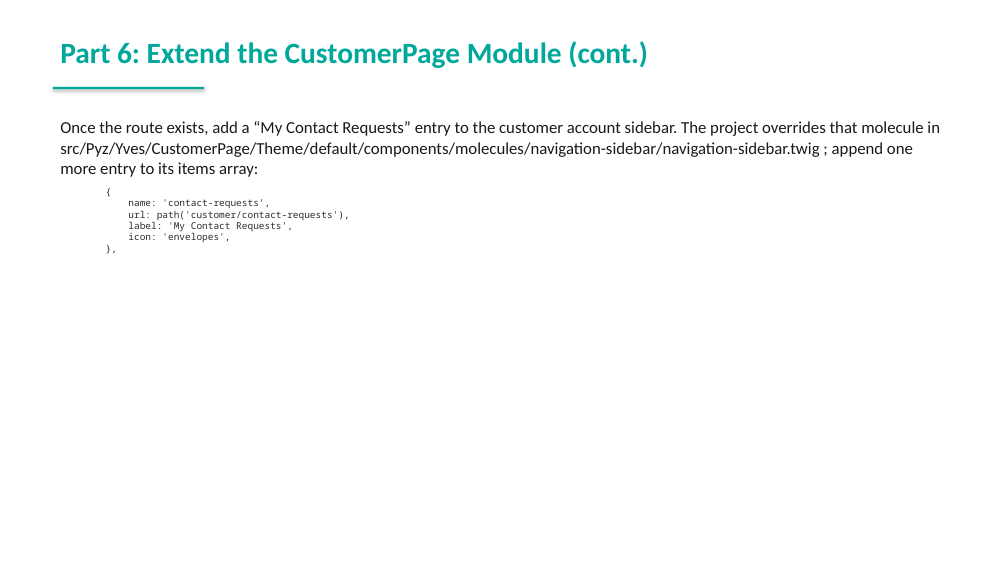
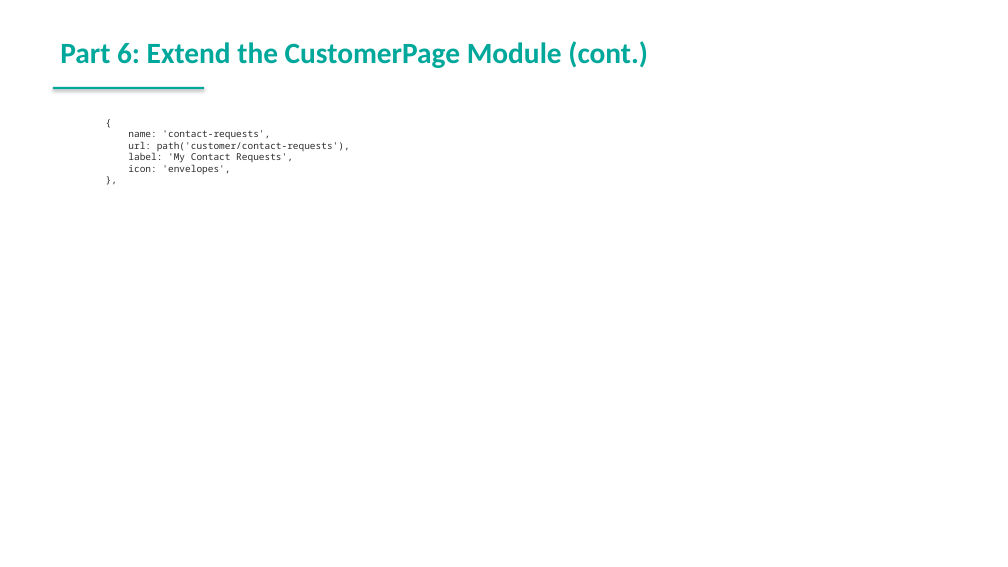
Before and after one commit to spryker-academy/instructor-exercises, a slide deck: slide 196 of guides-pptx/spryker-academy-fundamental.pptx (slide 195 before the commit). Drawn at 1008x567 pixels with LibreOffice and Linux fonts; fonts in the diff are those of the drawing. Boxes give left, top, right and bottom in pixels: in the first picture for what was removed or moved away, otherwise in the second. Text is boxed around its words. In the diff, an @@ line names an element or a change of style, - is before the commit and + after.

```diff
--- a/guides-pptx/spryker-academy-fundamental.pptx
+++ b/guides-pptx/spryker-academy-fundamental.pptx
@@ text at (60,121,940,177): paragraph removed @@
-Once the route exists, add a “My Contact Requests” entry to the customer account sidebar. The project overrides that molecule in src/Pyz/Yves/CustomerPage/Theme/default/components/molecules/navigation-sidebar/navigation-sidebar.twig ; append one more entry to its items array:
```
Also in this commit, not shown: 4 other slides changed, 1 slide added, 4 other files.
